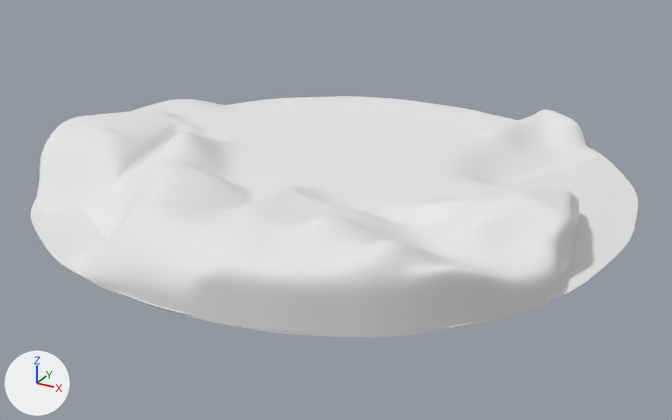
What one commit did to the Blender file design/noDetails.blend.
Camera for both pictures: a camera (50 mm lens) standing at (5.73, -10.47, 4.79) and looking at (0.13, -0.28, -0.31). The axes (+X, +Y, +Z) are drawn at lower left. The lights are the same throughout.

The first picture shows 'Ground', 'Water'.
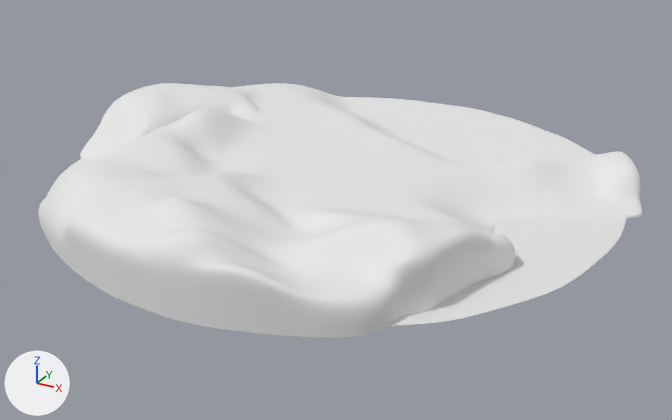
The change in detail:
Object 'Water' (ob_water) is rescaled from (1.0, 1.0, 1.0) to (0.97, 0.97, 1.0).
Object 'Ground' (ob_ground) turns from (0, 0, 180) to (0, 0, 150) degrees about x, y and z.

Boxes (x1, y1, x2, y2) around the edits, measured in the pictures (672 x 420 px):
'Ground', turned
    before: (35, 96, 601, 337)
    after: (38, 83, 642, 337)
'Water', rescaled
    before: (31, 97, 638, 333)
    after: (46, 158, 627, 326)
